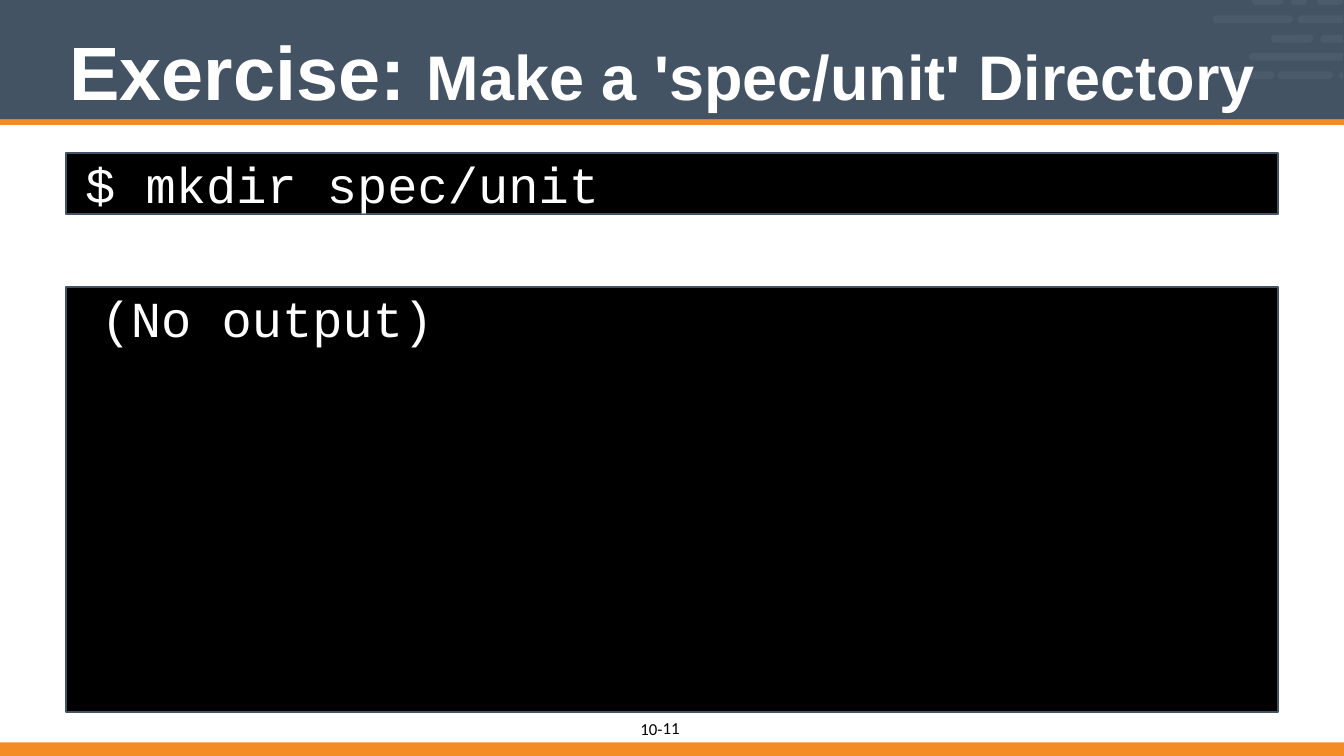
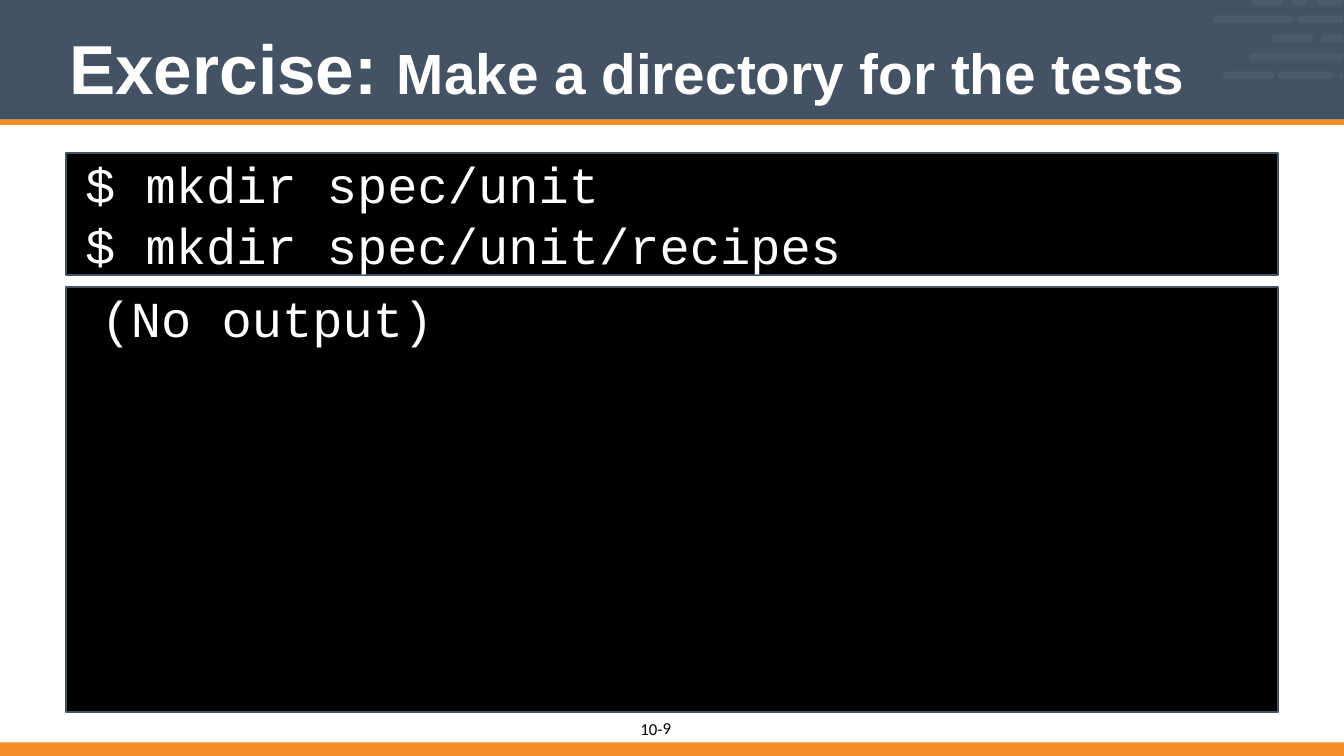
Before and after one commit to vinyar/chef-intermediate, a slide deck: slide 9 of 10-introduction_to_chefspec.pptx (slide 11 before the commit). Drawn at 1344x756 pixels with LibreOffice and Linux fonts; fonts in the diff are those of the drawing. Boxes give left, top, right and bottom in pixels: in the first picture for what was removed or moved away, otherwise in the second. Text is boxed around its words. In the diff, an @@ line names an element or a change of style, - is before the commit and + after.

Commit message:
Reworked the Introduction to Chefspec Portion
* Too often when teaching the material the source code in this section was far too small to read. So I opted to break out the explanation of the components of the spec across multiple slides to make it read better at poorer resolutions.

* Re-ordered a number of slides. To put the creation of the spec_helper file after creation of the spec directory and then continue on creating the paths. This is something that I tried the other way and decided that making all the paths and then editing the files did not feel right.

* Adopted the pattern of using the `spec/unit/recipes` folder because that is the path is generated when using `chef generate recipe ...`.

```diff
--- a/10-introduction_to_chefspec.pptx
+++ b/10-introduction_to_chefspec.pptx
@@ title at (x1=69, y1=44, x2=1184, y2=104): text changed; size 60 to 54 pt @@
-Exercise: Make a 'spec/unit' Directory
+Exercise: Make a directory for the tests
@@ rectangle "$ mkdir spec/unit" resized from (x1=67, y1=153, x2=1278, y2=215) to (x1=67, y1=153, x2=1278, y2=276) @@
@@ text in rectangle at (x1=146, y1=227, x2=841, y2=278): paragraph added @@
+$ mkdir spec/unit/recipes
@@ page number at (x1=663, y1=723, x2=671, y2=734): text changed @@
-11
+9
```
Also in this commit, not shown: 12 other slides changed, 5 slides added, 1 slide removed.
